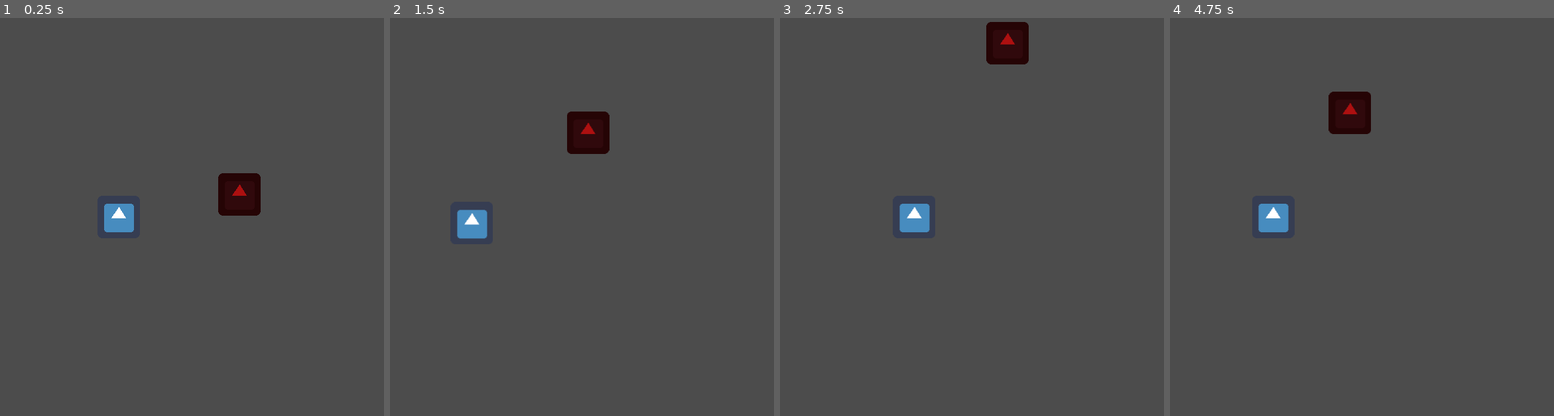
Above: before the commit, frames 1-4 (left to right).
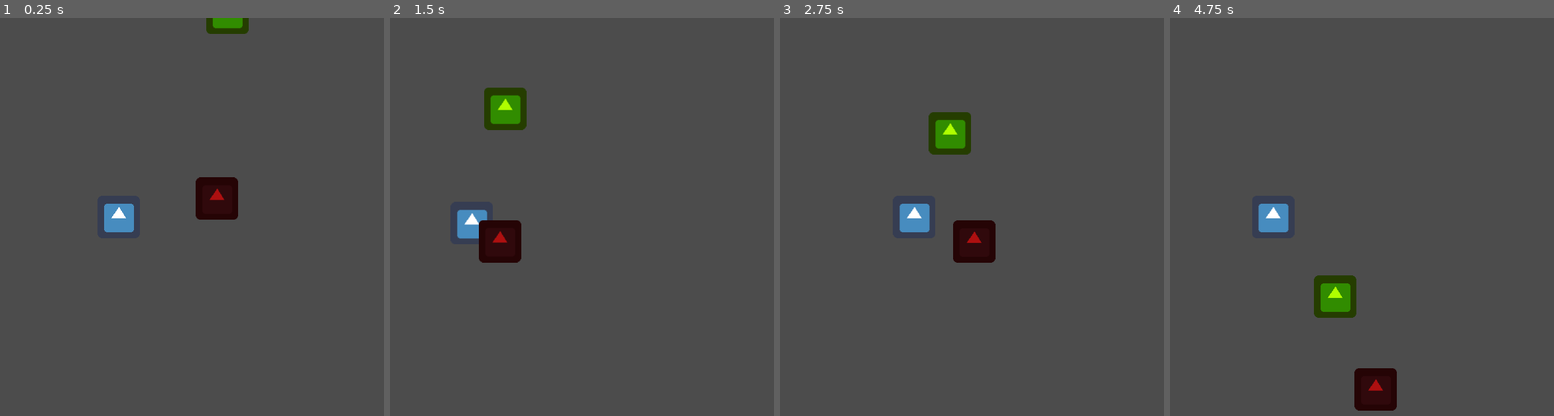
Above: after the commit, the same moments.

Repository: KoryB/ludum-dare-52
Game: Godot game, scene res://level/test_level.tscn
The game is run twice, just before and just after one commit, with the same random seed, the same clock (stepped at 60 frames per second) and the same inputs. The engine's default icon, where the game draws it, is replaced by a stand-in: a white triangle on a blue panel in a dark square.
Inputs (mouse positions are in pixels of both pictures, inside the frame that each line leads up to):
- Up to frame 1 (0.25 s): no input
- Up to frame 2 (1.5 s): move the mouse to (624, 197) at 0.52 s; hold D (player_right) 0.53-1.28 s; click (624, 197) at 0.6 s; move the mouse to (401, 236) at 1.27 s; hold S (player_down) from 1.28 s (still down); tap Space (player_dash) at 1.35 s
- Up to frame 3 (2.75 s): move the mouse to (952, 129) at 2.02 s; release S (player_down) at 2.03 s; hold D (player_right) from 2.03 s (still down); hold Right mouse button (player_shield) from 2.03 s (still down)
- Up to frame 4 (4.75 s): move the mouse to (1262, 296) at 2.77 s; release D (player_right) at 2.78 s; release Right mouse button (player_shield) at 2.78 s; hold W (player_up) 2.78-3.53 s; click (1262, 296) at 2.85 s; move the mouse to (1446, 276) at 3.52 s; hold A (player_left) from 3.53 s (still down); tap Space (player_dash) at 3.6 s; move the mouse to (outside the picture) at 4.27 s; right-click (outside the picture) at 4.35 s

The runs differ from the first frame. In frame 1, 1.8% of the frame differs, in the area x 50-68%, y 0-51%; in frame 2, 3.5%, in the area x 23-58%, y 17-62%; in frame 3, 3.5%; in frame 4, 3.5%.

Commit message:
Added simple bug ai, bush, berries

Diff:
--- a/character/base_character/base_character.tscn
+++ b/character/base_character/base_character.tscn
@@ -5,7 +5,7 @@
 
 [node name="BaseCharacter" type="KinematicBody2D" groups=["Character"]]
 collision_layer = 0
-collision_mask = 3
+collision_mask = 0
 script = ExtResource( 2 )
 
 [node name="CollisionShape2D" type="CollisionShape2D" parent="."]
--- a/character/base_character/character.gd
+++ b/character/base_character/character.gd
@@ -12,6 +12,8 @@
 
 var target_velocity := Vector2(0, 0)
 
+var state_machine := StateMachine.new()
+
 # Called when the node enters the scene tree for the first time.
 func _ready():
     pass # Replace with function body.
@@ -25,7 +27,10 @@
 
 
 func do_physics_process(delta: float):
+    state_machine.pre_update(self, delta)
+    state_machine.update(self, delta)
     update_physics(delta)
+    state_machine.post_update(self, delta)
 
 
 func update_physics(delta: float):
--- a/character/bug/bug.gd
+++ b/character/bug/bug.gd
@@ -1,6 +1,40 @@
 class_name Bug extends Character
 
+
+export var target_switch_time := 1.0
+export var move_speed := 150.0
+export var stun_time := 1.0 # TODO: Move this to the scythe, based on impulse?
+
+var target: Node2D
+
+var go_to_target_state: BugGoToTargetState
+var stun_state: BugStunState
+
+func _ready():
+    go_to_target_state = BugGoToTargetState.new()
+    stun_state = BugStunState.new()
+
+    stun_state.set_dependencies(go_to_target_state) # TODO: Maybe make some stack based go back system in the SM?
+
+    state_machine.add_state(go_to_target_state)
+    state_machine.add_state(stun_state)
+
+    state_machine.enter_state(self, go_to_target_state)
+
+
+func on_hit():
+    state_machine.enter_state(self, stun_state)
 
 
 func on_die():
     queue_free()
+
+
+func choose_new_target():
+    var berries = get_tree().get_nodes_in_group("Berry")
+
+    if berries.empty():
+        target = get_tree().get_nodes_in_group("Player")[0]
+
+    else:
+        target = berries[randi() % berries.size()]
--- a/character/bug/bug.tscn
+++ b/character/bug/bug.tscn
@@ -9,6 +9,9 @@
 [node name="Bug" instance=ExtResource( 1 )]
 collision_layer = 2
 script = ExtResource( 2 )
+target_switch_time = 1.0
+move_speed = 150.0
+stun_time = 1.0
 
 [node name="CollisionShape2D" parent="." index="0"]
 shape = SubResource( 1 )
--- /dev/null
+++ b/character/bug/go_to_target_state.gd
@@ -0,0 +1,28 @@
+class_name BugGoToTargetState extends State
+
+
+var target_switch_timer := 0.0
+
+
+func on_enter(target):
+    target_switch_timer = 0.0
+
+
+func pre_update(target, delta: float) -> State:
+    if target.target == null or !target.target.is_inside_tree(): # TODO: This did not do the stale references like I expected
+        target.choose_new_target()
+
+    target_switch_timer += delta
+
+    return self
+
+
+func update(target, _delta: float) -> State:
+    var dir = (target.target.global_position - target.global_position).normalized()
+    target.target_velocity = target.move_speed * dir
+
+    if target_switch_timer >= target.target_switch_time:
+        if target.target is Player:
+            target.choose_new_target()
+
+    return self
--- /dev/null
+++ b/character/bug/stun_state.gd
@@ -0,0 +1,23 @@
+class_name BugStunState extends State
+
+
+var stun_timer := 0.0
+
+var return_state: State
+
+func set_dependencies(return_state: State):
+    self.return_state = return_state
+
+
+func on_enter(target):
+    stun_timer = 0.0
+    target.target_velocity = Vector2.ZERO
+
+
+func update(target, delta: float):
+    stun_timer += delta
+
+    if stun_timer > target.stun_time:
+        return return_state
+
+    return self
--- a/character/player/player.gd
+++ b/character/player/player.gd
@@ -33,7 +33,6 @@
 
 var dash_timer := 0.0
 
-var state_machine := StateMachine.new()
 var idle_state := PlayerIdleState.new()
 var dashing_state := PlayerDashingState.new()
 
@@ -53,10 +52,7 @@
 # So we just define `do_physics_process` to only call once
 func do_physics_process(delta: float):
     handle_input()
-    state_machine.pre_update(self, delta)
-    state_machine.update(self, delta)
-    update_physics(delta)
-    state_machine.post_update(self, delta)
+    .do_physics_process(delta)
 
 
 func handle_input():
--- a/character/player/player.tscn
+++ b/character/player/player.tscn
@@ -7,7 +7,7 @@
 [sub_resource type="RectangleShape2D" id=1]
 extents = Vector2( 32, 32 )
 
-[node name="Player" instance=ExtResource( 1 )]
+[node name="Player" groups=["Player"] instance=ExtResource( 1 )]
 collision_layer = 1
 script = ExtResource( 2 )
 move_speed = 150.0
--- /dev/null
+++ b/level/game_manager.gd
@@ -0,0 +1,27 @@
+class_name GameManager extends Node
+
+export var bush_path: NodePath
+export var arena_path: NodePath
+
+var arena: Arena
+var bush: Bush
+
+
+func _ready():
+    bush = get_node(bush_path)
+    arena = get_node(arena_path)
+
+    var _on_berry = bush.connect("berry_created", self, "on_berry_created")
+
+
+func on_berry_created(berry: Berry):
+    berry.connect("harvested", self, "on_berry_harvested")
+    berry.connect("eaten", self, "on_berry_eaten")
+
+
+func on_berry_harvested(berry: Berry):
+    print("Berry harvested!")
+
+
+func on_berry_eaten(berry: Berry, bug: Bug):
+    print("Berry eaten!")
--- a/level/test_level.tscn
+++ b/level/test_level.tscn
@@ -1,11 +1,17 @@
-[gd_scene load_steps=5 format=2]
+[gd_scene load_steps=6 format=2]
 
 [ext_resource path="res://character/player/player.tscn" type="PackedScene" id=1]
 [ext_resource path="res://character/bug/bug.tscn" type="PackedScene" id=2]
 [ext_resource path="res://world/arena/arena.tscn" type="PackedScene" id=3]
 [ext_resource path="res://world/bush/bush.tscn" type="PackedScene" id=4]
+[ext_resource path="res://level/game_manager.gd" type="Script" id=5]
 
 [node name="TestLevel" type="Node2D"]
+
+[node name="GameManager" type="Node" parent="."]
+script = ExtResource( 5 )
+bush_path = NodePath("../Bush")
+arena_path = NodePath("../Arena")
 
 [node name="Arena" parent="." instance=ExtResource( 3 )]
 
@@ -14,7 +20,6 @@
 
 [node name="Player" parent="." instance=ExtResource( 1 )]
 position = Vector2( 587, 596 )
-collision_mask = 1
 move_speed = 300.0
 dash_distance = 300.0
 
@@ -31,7 +36,11 @@
 [node name="Bug" parent="." instance=ExtResource( 2 )]
 modulate = Color( 0.678431, 0.0627451, 0.0627451, 1 )
 position = Vector2( 769, 562 )
+target_switch_time = 1.0
+stun_time = 1.0
 
 [node name="Bug2" parent="." instance=ExtResource( 2 )]
 modulate = Color( 0.686275, 1, 0, 1 )
 position = Vector2( 767, 258 )
+target_switch_time = 1.0
+stun_time = 1.0
--- a/project.godot
+++ b/project.godot
@@ -24,6 +24,16 @@
 "language": "GDScript",
 "path": "res://character/bug/bug.gd"
 }, {
+"base": "State",
+"class": "BugGoToTargetState",
+"language": "GDScript",
+"path": "res://character/bug/go_to_target_state.gd"
+}, {
+"base": "State",
+"class": "BugStunState",
+"language": "GDScript",
+"path": "res://character/bug/stun_state.gd"
+}, {
 "base": "Area2D",
 "class": "Bush",
 "language": "GDScript",
@@ -33,6 +43,11 @@
 "class": "Character",
 "language": "GDScript",
 "path": "res://character/base_character/character.gd"
+}, {
+"base": "Node",
+"class": "GameManager",
+"language": "GDScript",
+"path": "res://level/game_manager.gd"
 }, {
 "base": "Reference",
 "class": "Math",
@@ -68,8 +83,11 @@
 "Arena": "",
 "Berry": "",
 "Bug": "",
+"BugGoToTargetState": "",
+"BugStunState": "",
 "Bush": "",
 "Character": "",
+"GameManager": "",
 "Math": "",
 "Player": "",
 "PlayerDashingState": "",
--- a/script/math.gd
+++ b/script/math.gd
@@ -10,3 +10,7 @@
     var dir = random_unit_vector()
 
     return dir * rand_range(min_radius, max_radius)
+
+
+static func Vector2f(value: float):
+    return Vector2(value, value)
--- a/script/state_machine.gd
+++ b/script/state_machine.gd
@@ -35,6 +35,8 @@
 
 
 func enter_state(target, new_state: State):
+    assert(new_state != null, "Trying to enter a null state, check your return values!")
+
     if new_state != state:
         if state != null:
             state.on_leave(target)
--- a/weapon/scythe/scythe.gd
+++ b/weapon/scythe/scythe.gd
@@ -27,6 +27,11 @@
         for body in sweetspot_bodies:
             try_hit_body(body, true)
 
+        var berries = $Anchor/BerryHarvestArea.get_overlapping_areas()
+
+        for berry in berries:
+            berry.harvest()
+
 
 func attack():
     processed_bodies = []
@@ -43,6 +48,7 @@
         if is_sweetspot:
             print("Sweetspot!")
 
+        body.on_hit()
         body.apply_impulse(get_attack_power(is_sweetspot) * get_hit_direction(body))
         processed_bodies.append(body)
 
--- a/weapon/scythe/scythe.tscn
+++ b/weapon/scythe/scythe.tscn
@@ -10,6 +10,9 @@
 
 [sub_resource type="RectangleShape2D" id=2]
 extents = Vector2( 1, 16.25 )
+
+[sub_resource type="RectangleShape2D" id=5]
+extents = Vector2( 25.5, 32 )
 
 [sub_resource type="Animation" id=3]
 resource_name = "Attack"
@@ -96,16 +99,16 @@
 [node name="SweetspotBlade" type="Area2D" parent="Anchor"]
 modulate = Color( 1, 1, 0, 1 )
 position = Vector2( -0.132073, 0.157819 )
-collision_layer = 2
-collision_mask = 4
+collision_layer = 4
+collision_mask = 2
 
 [node name="CollisionShape2D" type="CollisionShape2D" parent="Anchor/SweetspotBlade"]
 position = Vector2( 92.0991, -36.1578 )
 shape = SubResource( 4 )
 
 [node name="Handle" type="Area2D" parent="Anchor"]
-collision_layer = 2
-collision_mask = 4
+collision_layer = 4
+collision_mask = 2
 monitoring = false
 
 [node name="CollisionShape2D" type="CollisionShape2D" parent="Anchor/Handle"]
@@ -120,6 +123,14 @@
 position = Vector2( 52, -19.75 )
 shape = SubResource( 2 )
 
+[node name="BerryHarvestArea" type="Area2D" parent="Anchor"]
+collision_layer = 4
+collision_mask = 16
+
+[node name="CollisionShape2D" type="CollisionShape2D" parent="Anchor/BerryHarvestArea"]
+position = Vector2( 76.5, -36 )
+shape = SubResource( 5 )
+
 [node name="AnimationPlayer" type="AnimationPlayer" parent="Anchor"]
 root_node = NodePath("../..")
 anims/Attack = SubResource( 3 )
--- a/world/bush/berry/berry.gd
+++ b/world/bush/berry/berry.gd
@@ -1,4 +1,8 @@
 class_name Berry extends Area2D
+
+
+signal eaten(berry, bug)
+signal harvested(berry)
 
 
 export var ripen_time := 5.0
@@ -10,22 +14,32 @@
 
 var ripen_timer = 0.0
 
+var is_dead := false
+var is_harvested := false
 
-var is_dead := false
+
+func _ready():
+    scale = Vector2.ZERO
 
 
 func _physics_process(delta: float):
     ripen_timer += delta
+    scale = Math.Vector2f(min(1.0, ripen_timer / ripen_time))
 
     if is_dead:
         on_die()
 
+    if is_harvested:
+        on_harvested()
+
 
 # Returns if the berry is dead after the damage
-func damage(amount: float) -> bool:
+func damage(from, amount: float) -> bool:
     max_health -= amount
     if max_health < 0:
         is_dead = true
+
+        emit_signal("eaten", self, from)
 
     return is_dead
 
@@ -34,5 +48,17 @@
     queue_free()
 
 
+func on_harvested():
+    queue_free()
+
+
 func is_ripe() -> bool:
     return ripen_timer >= ripen_time
+
+
+func harvest():
+    if is_ripe():
+        emit_signal("harvested", self)
+        is_harvested = true
+
+    return is_harvested
--- a/world/bush/berry/berry.tscn
+++ b/world/bush/berry/berry.tscn
@@ -6,6 +6,8 @@
 radius = 16.0
 
 [node name="Berry" type="Area2D" groups=["Berry"]]
+collision_layer = 16
+collision_mask = 0
 script = ExtResource( 1 )
 
 [node name="CollisionShape2D" type="CollisionShape2D" parent="."]
--- a/world/bush/bush.gd
+++ b/world/bush/bush.gd
@@ -2,6 +2,9 @@
 
 
 var BerryScene: PackedScene = preload("res://world/bush/berry/berry.tscn")
+
+
+signal berry_created(berry)
 
 
 export var initial_radius := 64.0
@@ -59,3 +62,5 @@
     berry.position = Math.random_vector_polar(0, self.radius)
 
     add_child(berry)
+
+    emit_signal("berry_created", berry)
--- a/world/bush/bush.tscn
+++ b/world/bush/bush.tscn
@@ -6,6 +6,8 @@
 radius = 1.0
 
 [node name="Bush" type="Area2D" groups=["Bush"]]
+collision_layer = 32
+collision_mask = 0
 script = ExtResource( 1 )
 
 [node name="CollisionShape2D" type="CollisionShape2D" parent="."]
Not shown, added: audio_raw/.gdignore
Not shown: 1 places in weapon/scythe/scythe.tscn that only renumber resources
Not shown, added: audio_raw/ld52-harvest.aup3
Not shown, added: audio_raw/ld52-harvest.aup3-shm
Not shown, added: audio_raw/ld52-harvest.aup3-wal
